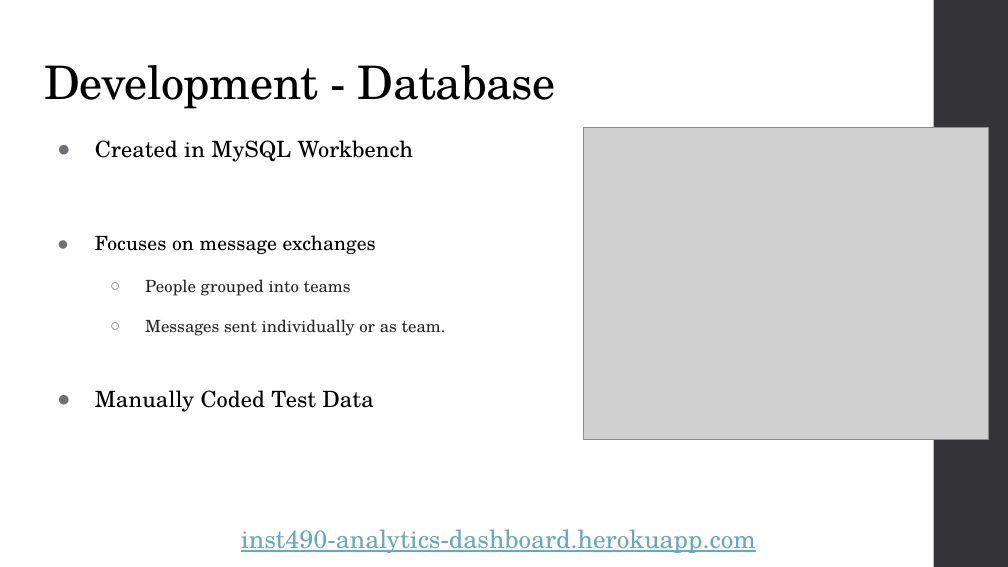
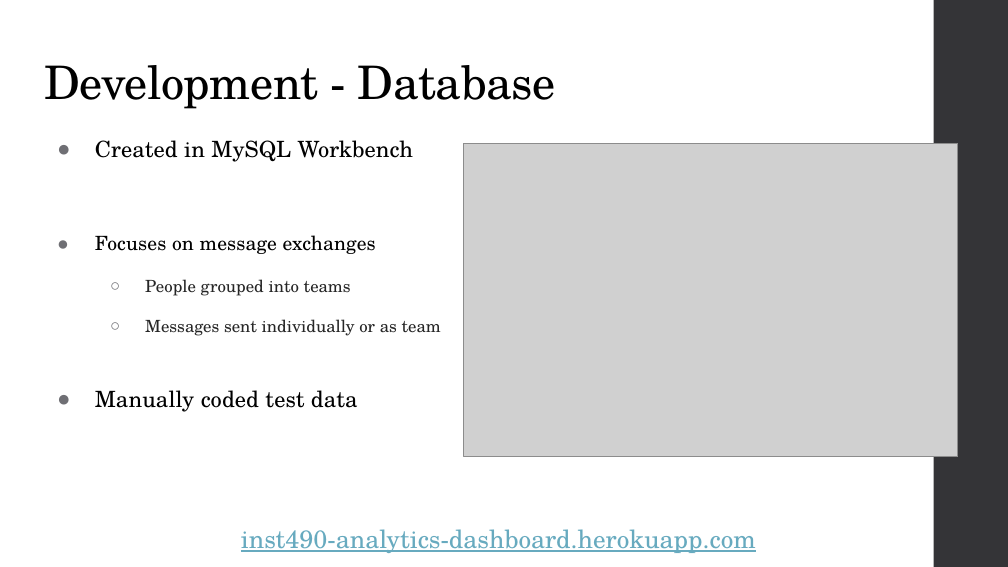
Before and after one commit to connormcdxc/Analytics-Dashboard, a slide deck: slide 3 of public/pdf/Capstone Presentation.pptx. Drawn at 1008x567 pixels with LibreOffice and Linux fonts; fonts in the diff are those of the drawing; grey boxes stand for pictures. Boxes give left, top, right and bottom in pixels: in the first picture for what was removed or moved away, otherwise in the second. Text is boxed around its words. In the diff, an @@ line names an element or a change of style, - is before the commit and + after.

Commit message:
Presentation updated

```diff
--- a/public/pdf/Capstone Presentation.pptx
+++ b/public/pdf/Capstone Presentation.pptx
@@ picture: place and size @@
-picture at box(584, 127, 989, 439)
+picture at box(464, 143, 958, 457)
@@ text at box(95, 319, 441, 412): text changed @@
-  ○ Messages sent individually or as team.
-● Manually Coded Test Data
+  ○ Messages sent individually or as team
+● Manually coded test data
```
Also in this commit, not shown: 1 other file.
